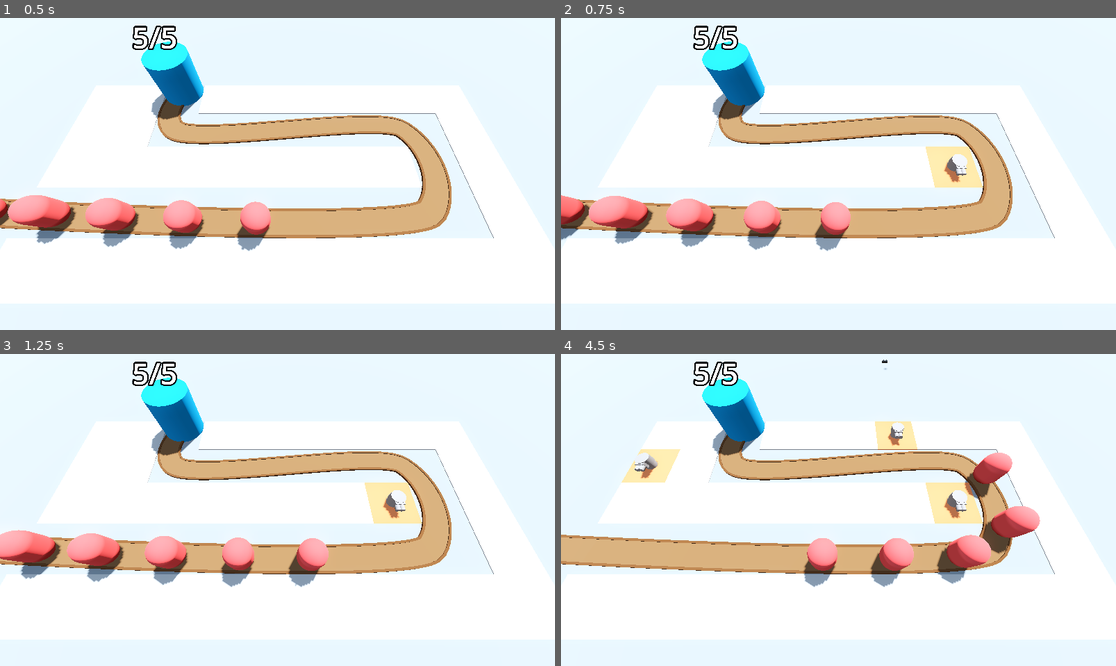
Above: before the commit, frames 1-4 (two rows, left to right).
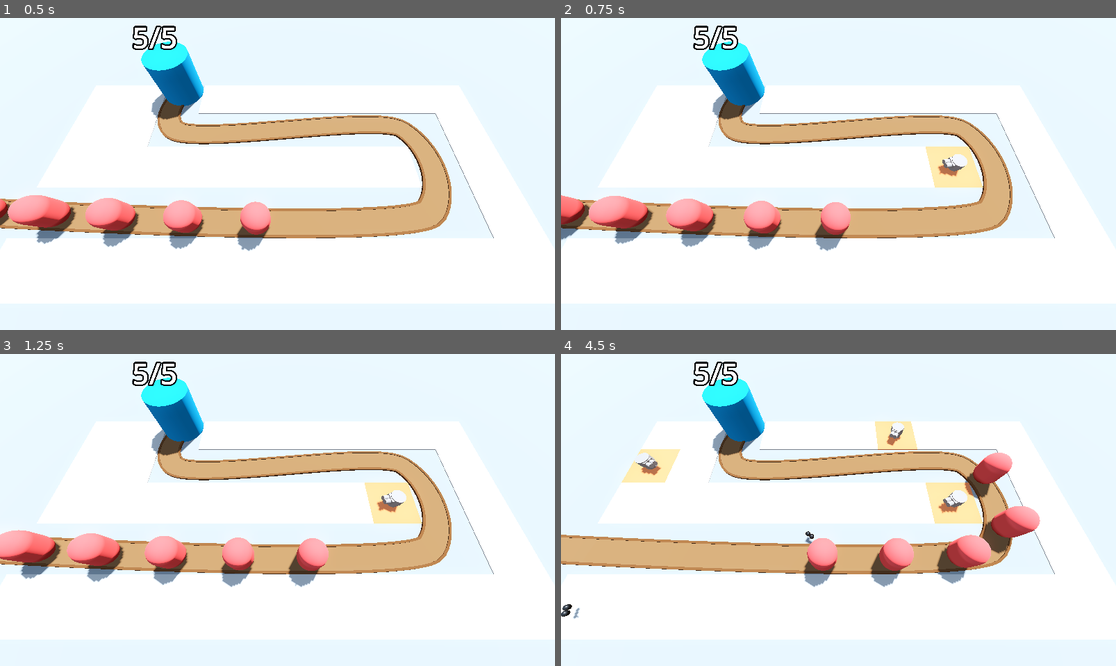
Above: after the commit, the same moments.

Repository: Assasquid/barbarian_blaster
Game: Godot game, scene res://Scenes/base_level.tscn
Two runs of this game, one before a commit and one after it. Both use one fixed random seed, a clock stepped at 60 frames per second and the inputs below.
Inputs (mouse positions are in pixels of both pictures, inside the frame that each line leads up to):
- Up to frame 1 (0.5 s): no input
- Up to frame 2 (0.75 s): move the mouse to (960, 158) at 0.52 s; press the mouse at (960, 158) at 0.53 s
- Up to frame 3 (1.25 s): no input
- Up to frame 4 (4.5 s): move the mouse to (727, 525) at 1.27 s; release the mouse at (727, 525) at 1.28 s; click (727, 525) at 1.35 s; move the mouse to (894, 441) at 2.02 s; press the mouse at (894, 441) at 2.03 s; move the mouse to (810, 572) at 2.77 s; release the mouse at (810, 572) at 2.78 s; click (810, 572) at 2.85 s; move the mouse to (1005, 556) at 3.52 s; press the mouse at (1005, 556) at 3.53 s; move the mouse to (672, 463) at 4.27 s; release the mouse at (672, 463) at 4.28 s; click (672, 463) at 4.35 s

Frame 1 is identical in both runs. In frame 2, 0.2% of the frame differs, in the area x 67-74%, y 44-53%; in frame 3, 0.2%; in frame 4, 0.5%, in the area x 0-74%, y 1-85%.

Commit message:
Make the turrets follow and shoot an enemy.

Diff:
--- a/Scenes/base_level.tscn
+++ b/Scenes/base_level.tscn
@@ -134,6 +134,7 @@
 
 [node name="Base" parent="." instance=ExtResource("3_1mlrs")]
 
-[node name="TurretManager" type="Node3D" parent="."]
+[node name="TurretManager" type="Node3D" parent="." node_paths=PackedStringArray("enemy_path")]
 script = ExtResource("5_qj1v3")
 turret = ExtResource("6_jg5wx")
+enemy_path = NodePath("../Path3D")
--- a/Scripts/ray_picker_camera.gd
+++ b/Scripts/ray_picker_camera.gd
@@ -25,3 +25,6 @@
 					turret_manager.build_turret(tile_position)
 	else:
 		Input.set_default_cursor_shape(Input.CURSOR_ARROW)
+
+	if Input.is_action_pressed("quit"):
+		get_tree().quit()
--- a/Scripts/turret.gd
+++ b/Scripts/turret.gd
@@ -2,14 +2,23 @@
 
 @export var projectile: PackedScene
 
+var enemy_path: Path3D
+
 @onready var right_barrel: MeshInstance3D = $TurretBase/TurretTop/Visor/RightBarrel
 @onready var left_barrel: MeshInstance3D = $TurretBase/TurretTop/Visor/LeftBarrel
+
+
+func _physics_process(delta: float) -> void:
+	var enemy = enemy_path.get_children().back()
+	look_at(enemy.global_position, Vector3.UP, true)
 
 
 func _on_timer_timeout() -> void:
 	var shot_right = projectile.instantiate()
 	add_child(shot_right)
 	shot_right.global_position = right_barrel.global_position
+	shot_right.direction = global_transform.basis.z
 	var shot_left = projectile.instantiate()
 	add_child(shot_left)
 	shot_left.global_position = left_barrel.global_position
+	shot_left.direction = global_transform.basis.z
--- a/Scripts/turret_manager.gd
+++ b/Scripts/turret_manager.gd
@@ -1,9 +1,11 @@
 extends Node3D
 
 @export var turret: PackedScene
+@export var enemy_path: Path3D
 
 
 func build_turret(turret_position: Vector3) -> void:
 	var new_turret = turret.instantiate()
 	add_child(new_turret)
 	new_turret.global_position = turret_position
+	new_turret.enemy_path = enemy_path
--- a/project.godot
+++ b/project.godot
@@ -31,3 +31,8 @@
 "events": [Object(InputEventMouseButton,"resource_local_to_scene":false,"resource_name":"","device":-1,"window_id":0,"a …(257 unchanged characters)…
 ]
 }
+quit={
+"deadzone": 0.5,
+"events": [Object(InputEventKey,"resource_local_to_scene":false,"resource_name":"","device":-1,"window_id":0,"alt_pressed":false,"shift_pressed":false,"ctrl_pressed":false,"meta_pressed":false,"pressed":false,"keycode":0,"physical_keycode":4194305,"key_label":0,"unicode":0,"echo":false,"script":null)
+]
+}
